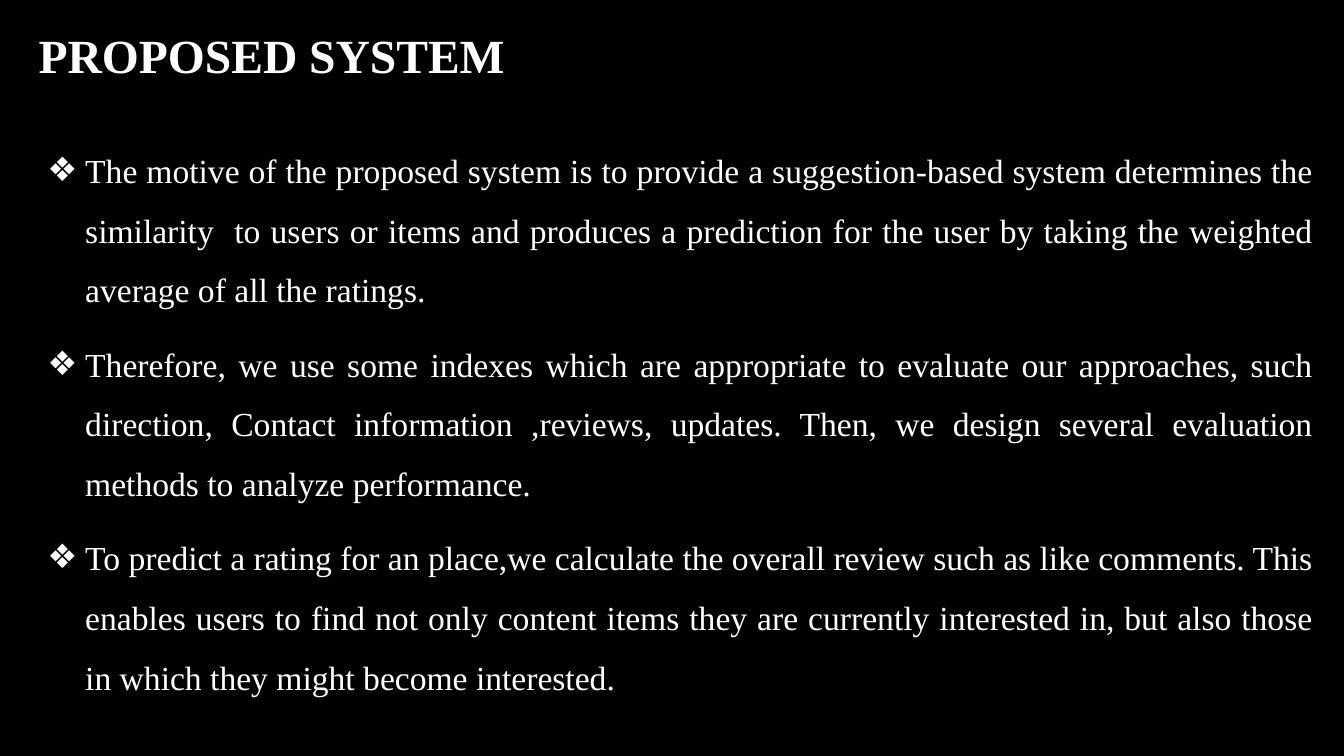
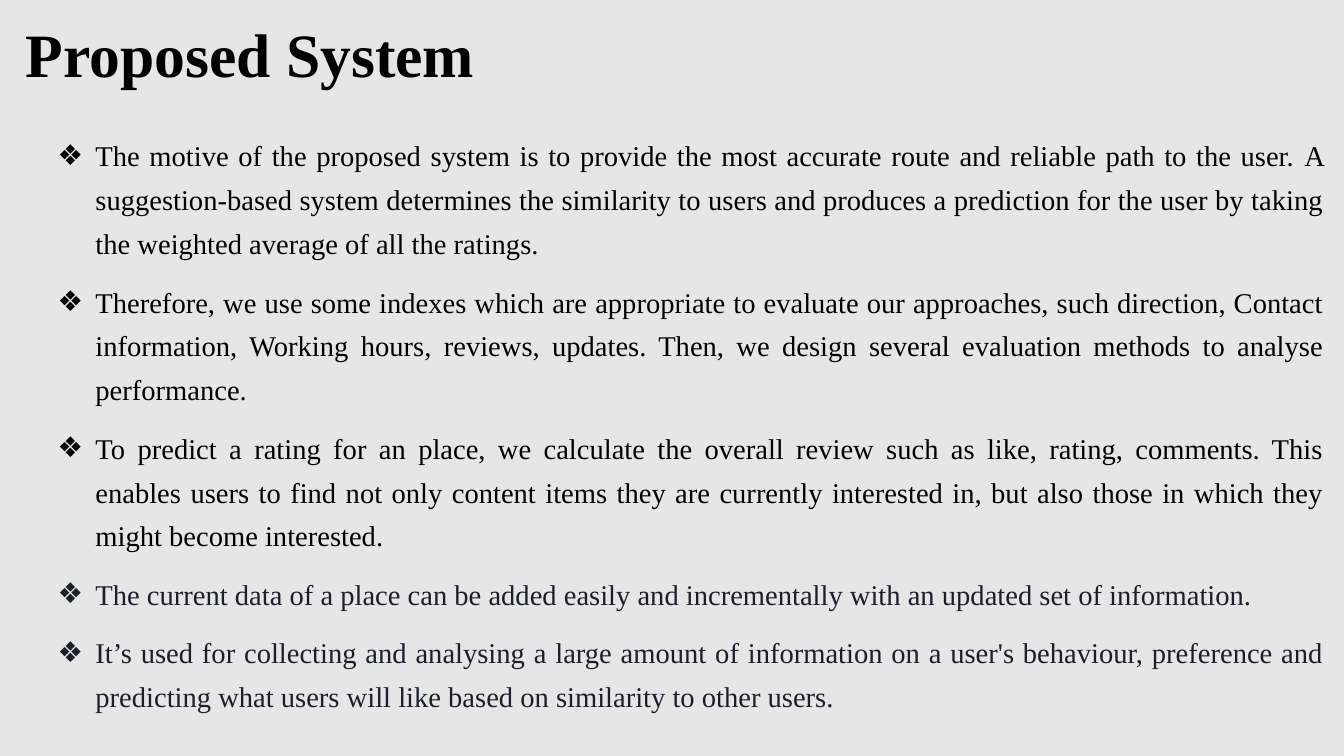
Before and after one commit to BALAJIJ-J/Review1-Documents, a slide deck: slide 6 of 20Y005-Review 1.pptx. Drawn at 1344x756 pixels with LibreOffice and Linux fonts; fonts in the diff are those of the drawing; background and template pictures are left out. Boxes give left, top, right and bottom in pixels: in the first picture for what was removed or moved away, otherwise in the second. Text is boxed around its words. In the diff, an @@ line names an element or a change of style, - is before the commit and + after.

```diff
--- a/20Y005-Review 1.pptx
+++ b/20Y005-Review 1.pptx
@@ background picture (left out) to #E7E6E6 @@
@@ title at (25, 34, 474, 89): text changed; size 34 to 44 pt; text colour #FFFFFF to #000000 @@
-PROPOSED SYSTEM
+Proposed System
@@ text at (95, 146, 1325, 713): text changed; size 24 to 20.4 pt; text colour #FFFFFF to #000000 @@
-❖ The motive of the proposed system is to provide a suggestion-based system determines the similarity to users or items and produces a prediction for the user by taking the weighted average of all the ratings.
-❖ Therefore, we use some indexes which are appropriate to evaluate our approaches, such direction, Contact information ,reviews, updates. Then, we design several evaluation methods to analyze performance.
-❖ To predict a rating for an place,we calculate the overall review such as like comments. This enables users to find not only content items they are currently interested in, but also those in which they might become interested.
+❖ The motive of the proposed system is to provide the most accurate route and reliable path to the user. A suggestion-based system determines the similarity to users and produces a prediction for the user by taking the weighted average of all the ratings.
+❖ Therefore, we use some indexes which are appropriate to evaluate our approaches, such direction, Contact information, Working hours, reviews, updates. Then, we design several evaluation methods to analyse performance.
+❖ To predict a rating for an place, we calculate the overall review such as like, rating, comments. This enables users to find not only content items they are currently interested in, but also those in which they might become interested.
+❖ The current data of a place can be added easily and incrementally with an updated set of information.
+❖ It’s used for collecting and analysing a large amount of information on a user's behaviour, preference and predicting what users will like based on similarity to other users.
```
Also in this commit, not shown: 14 other slides changed, 4 slides added, 1 slide removed, 3 other files.
